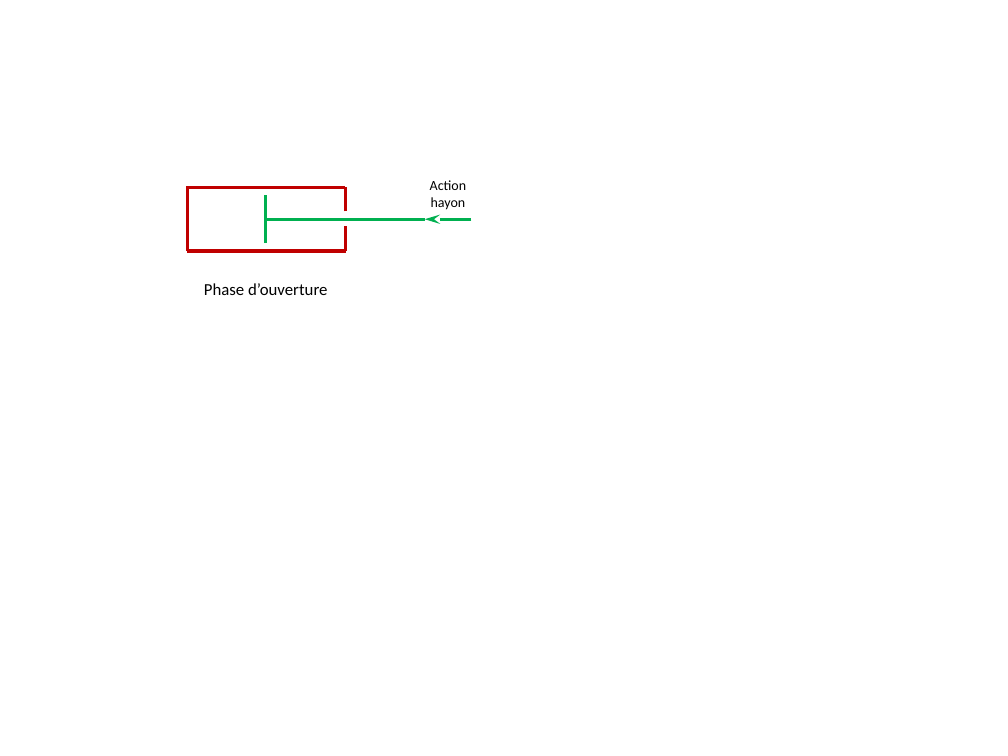
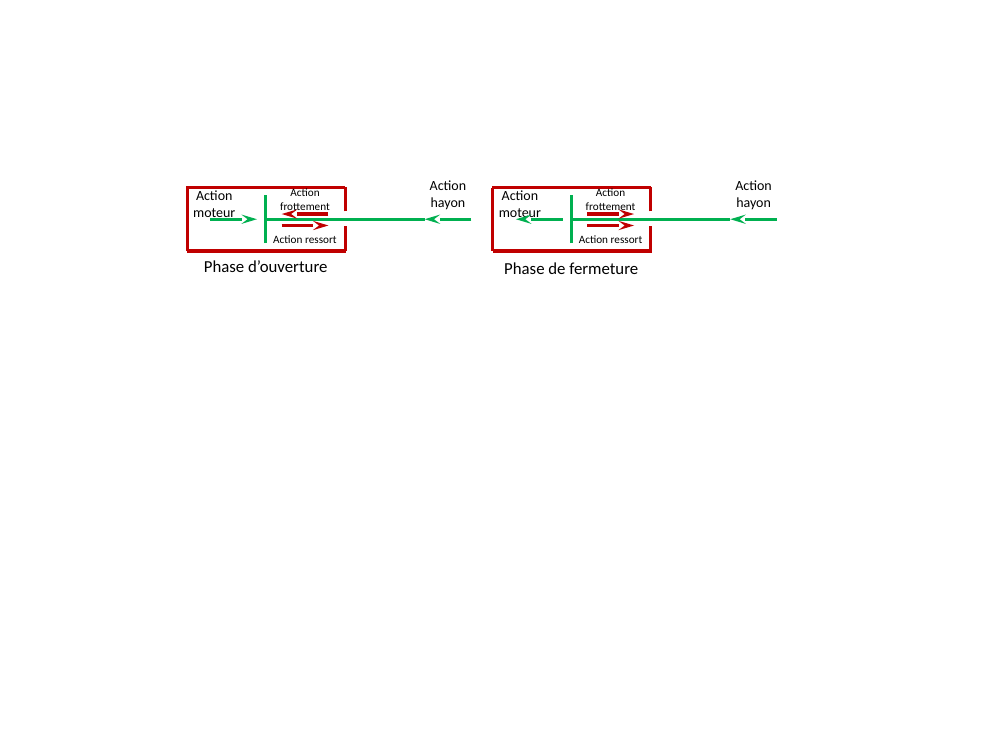
Before and after one commit to xpessoles/Cy_04_PSI_ModelisationDynamique, a slide deck: slide 5 of Revisions_Statique/Fiche_01_Statique_2D_TD_01_Hayon/images/Figures.pptx (slide 4 before the commit). Drawn at 1008x756 pixels with LibreOffice and Linux fonts; fonts in the diff are those of the drawing. Boxes give left, top, right and bottom in pixels: in the first picture for what was removed or moved away, otherwise in the second. Text is boxed around its words. In the diff, an @@ line names an element or a change of style, - is before the commit and + after.

```diff
--- a/Revisions_Statique/Fiche_01_Statique_2D_TD_01_Hayon/images/Figures.pptx
+++ b/Revisions_Statique/Fiche_01_Statique_2D_TD_01_Hayon/images/Figures.pptx
@@ group added at [193,187,337,243]: 3 arrows, 3 texts @@
+Action moteur
+Action frottement
+Action ressort
@@ group added at [492,180,777,274]: 7 lines, 5 texts, 4 arrows @@
+Action moteur
+Phase de fermeture
+Action hayon
+Action frottement
+Action ressort
@@ text "Phase d’ouverture": place and size @@
-text "Phase d’ouverture" at [204,283,327,295]
+text "Phase d’ouverture" at [204,260,327,272]
```
Also in this commit, not shown: 1 slide added, 3 other files.
